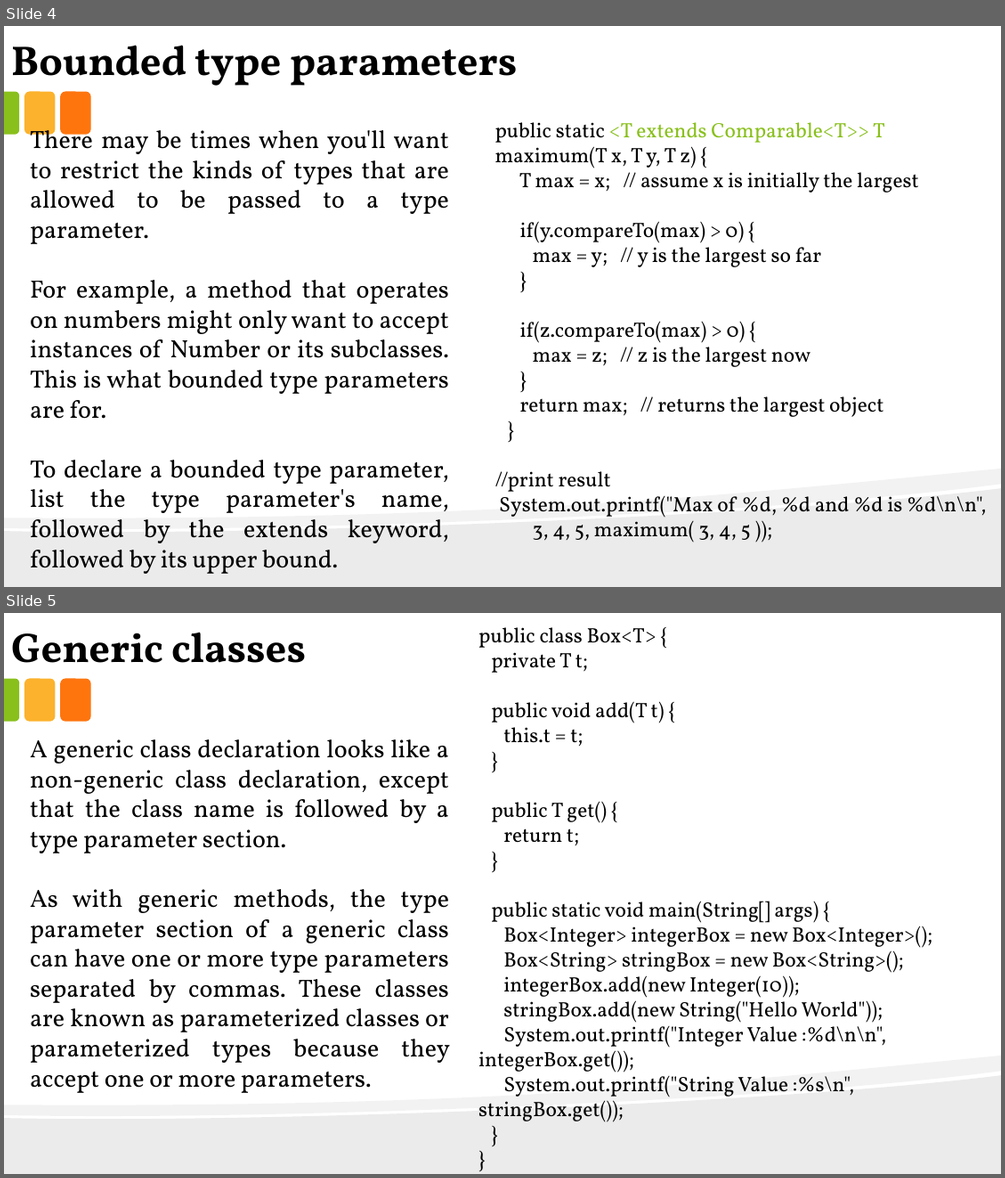
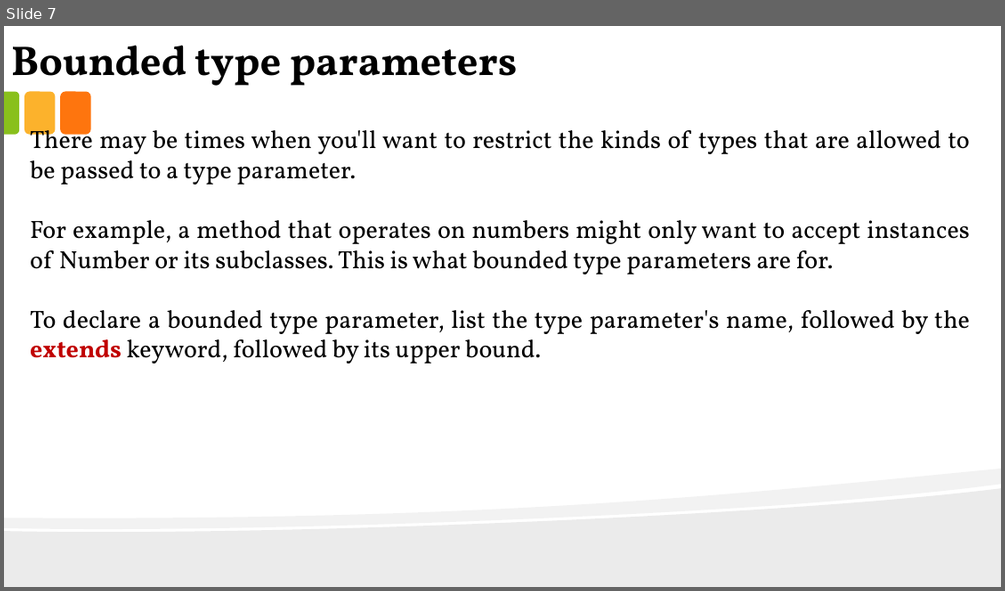
Before and after one commit to anirudhagaikwad/Java_Programming, a slide deck: Java_PPT/#14_Generics.pptx. Shown one above the other, each under a label of ours: slides 4 and 5 before the commit, slide 7 after it. The pictures are 1005x1178 and 1005x591 pixels, drawn with LibreOffice and Linux fonts; fonts in the diff are those of the drawing. Boxes give left, top, right and bottom in pixels: in the first picture for what was removed or moved away, otherwise in the second. Text is boxed around its words. In the diff, an @@ line names an element or a change of style, - is before the commit and + after.

Commit message:
update generics

```diff
--- a/Java_PPT/#14_Generics.pptx
+++ b/Java_PPT/#14_Generics.pptx
@@ slide 5 removed at [4, 613, 1001, 1174], background #FFFFFF; not listed: 5 template elements that a slide beside it also shows @@
@@ text removed at [11, 632, 306, 681] @@
-Generic classes
@@ text removed at [478, 627, 932, 1122] @@
-public class Box<T> {
-private T t;
-public void add(T t) {
-this.t = t;
-}
-public T get() {
-return t;
-}
-public static void main(String[] args) {
-Box<Integer> integerBox = new Box<Integer>();
-Box<String> stringBox = new Box<String>();
-integerBox.add(new Integer(10));
-stringBox.add(new String("Hello World"));
-System.out.printf("Integer Value :%d\n\n", integerBox.get());
-System.out.printf("String Value :%s\n", stringBox.get());
-}
-}
@@ text removed at [30, 739, 450, 1093] @@
-A generic class declaration looks like a non-generic class declaration, except that the class name is followed by a type parameter section.
-As with generic methods, the type parameter section of a generic class can have one or more type parameters separated by commas. These classes are known as parameterized classes or parameterized types because they accept one or more parameters.
@@ what was slide 4 is now slide 7 @@
@@ slide 7 changed as well @@
@@ text removed at [495, 122, 987, 542] @@
-public static <T extends Comparable<T>> T maximum(T x, T y, T z) {
-T max = x; // assume x is initially the largest
-if(y.compareTo(max) > 0) {
-max = y; // y is the largest so far
-}
-if(z.compareTo(max) > 0) {
-max = z; // z is the largest now
-}
-return max; // returns the largest object
-}
-//print result
-System.out.printf("Max of %d, %d and %d is %d\n\n",
-3, 4, 5, maximum( 3, 4, 5 ));
@@ text at [30, 310, 970, 363]: text colour #000000 to #C00000, bold on in "extends" @@
```
Also in this commit, not shown: 7 other slides changed, 7 slides added, 3 other slides removed, 5 other files.
